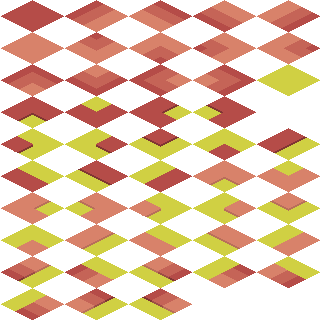
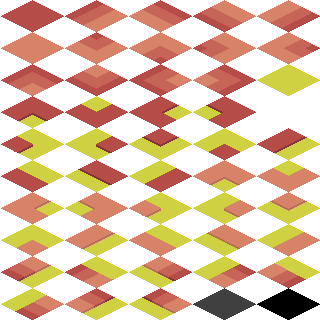
The second 320 x 320 image is a revision of the first. Changes to its layers:
added layer "Layer" (75%) above "tiles.png" over <box>193,288,256,320</box>
painted on "tiles.png" over <box>257,288,320,320</box>
